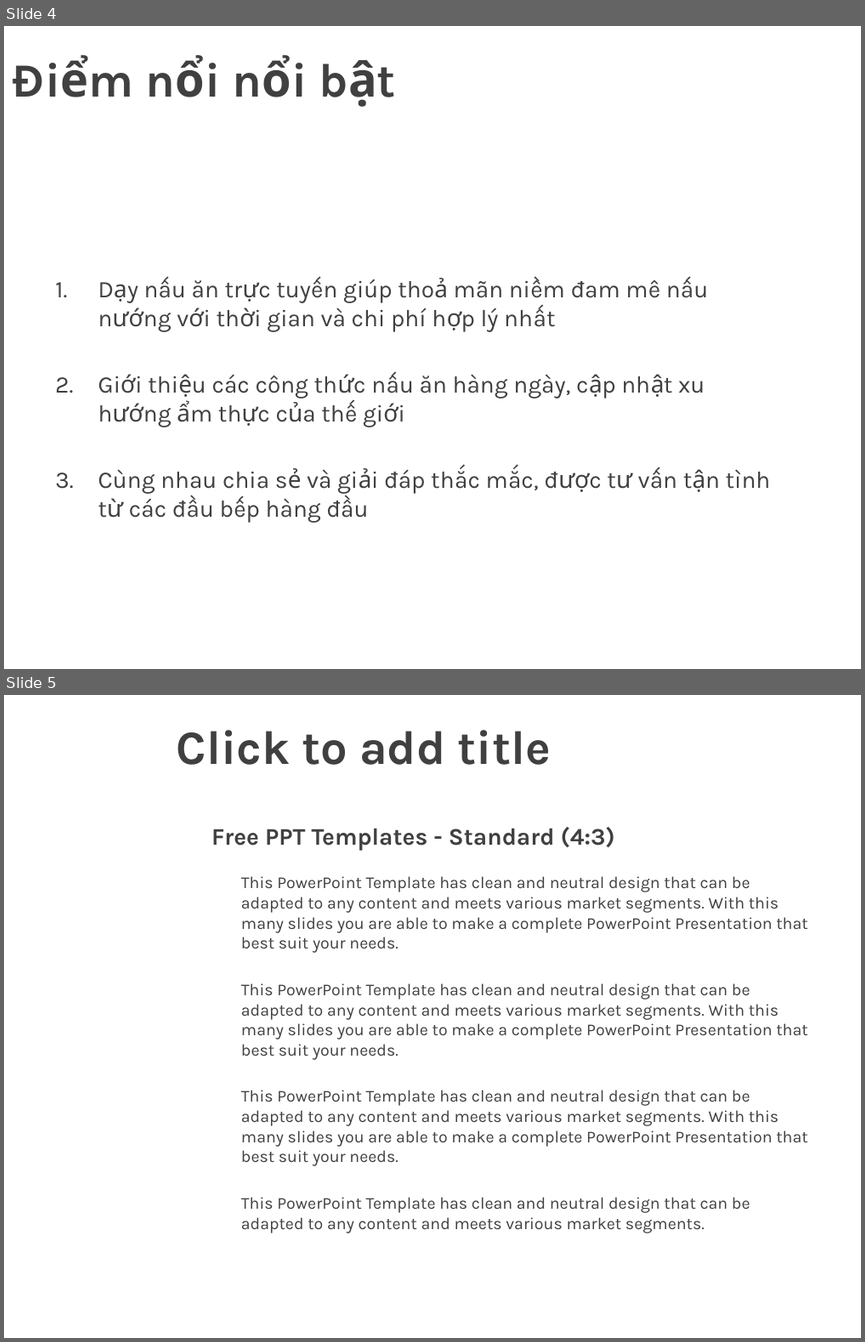
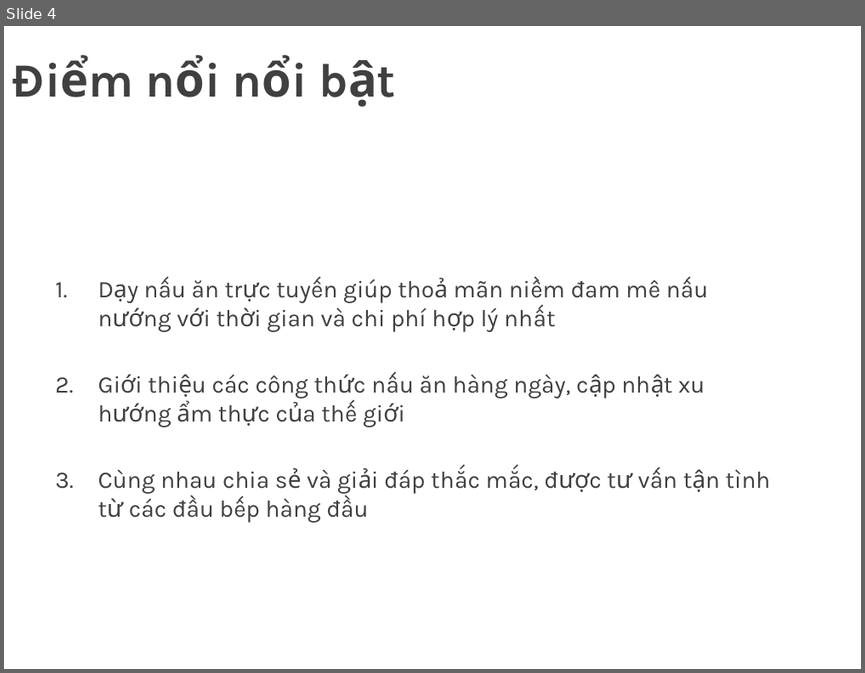
Before and after one commit to vmhung93/15hcb2-tkgd, a slide deck: PA1/14-PA1-Presentation.pptx. Shown one above the other, each under a label of ours: slides 4 and 5 before the commit, slide 4 after it. The pictures are 865x1342 and 865x673 pixels, drawn with LibreOffice and Linux fonts; fonts in the diff are those of the drawing; background and template pictures are left out. Boxes give left, top, right and bottom in pixels: in the first picture for what was removed or moved away, otherwise in the second. Text is boxed around its words. In the diff, an @@ line names an element or a change of style, - is before the commit and + after.

```diff
--- a/PA1/14-PA1-Presentation.pptx
+++ b/PA1/14-PA1-Presentation.pptx
@@ slide 5 removed at <box>4,695,861,1338</box>, background picture (left out) @@
@@ title removed at <box>177,730,551,765</box> @@
-Click to add title
@@ text removed at <box>211,827,615,851</box> @@
-Free PPT Templates - Standard (4:3)
@@ text removed at <box>241,876,807,1233</box> @@
-This PowerPoint Template has clean and neutral design that can be adapted to any content and meets various market segments. With this many slides you are able to make a complete PowerPoint Presentation that best suit your needs.
-This PowerPoint Template has clean and neutral design that can be adapted to any content and meets various market segments. With this many slides you are able to make a complete PowerPoint Presentation that best suit your needs.
-This PowerPoint Template has clean and neutral design that can be adapted to any content and meets various market segments. With this many slides you are able to make a complete PowerPoint Presentation that best suit your needs.
-This PowerPoint Template has clean and neutral design that can be adapted to any content and meets various market segments.
```
Also in this commit, not shown: 1 slide changed, 1 slide added, 3 other files.
